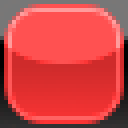
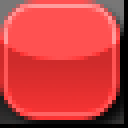
Comparing the layer stacks of the two 128px x 128px images. Changes:
painted on "LumaMask2" over (4, 4, 120, 120)
painted on "LumaMask" over (0, 0, 128, 128)
painted on "BaseIcon" over (0, 0, 124, 124)
added layer "Drop Shadow" (80%) above "Background" over (0, 0, 128, 128)
